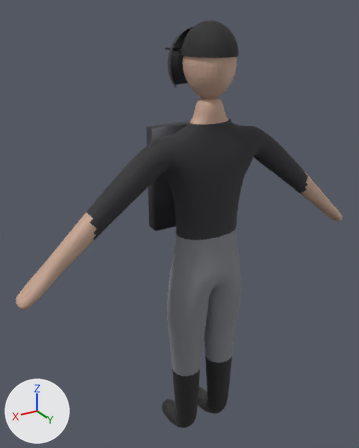
An edit to the glTF model assets/players/player_umpire.glb, drawn before and after from the same camera.
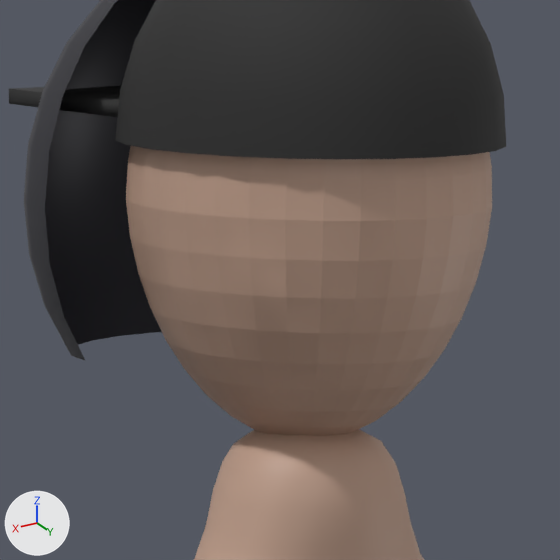
There are two pictures of each version: one whole from a 50 mm camera at (1.058, 1.546, 1.903) aimed at (0.046, -0.14, 1.059), one close up on the part from 46% to 69% of the width and 8% to 26% of the height. Arrows for +X, +Y and +Z are at lower left; the lights stay in place. The older version's two pictures come first.

The first close-up shows 'Body', 'Gear_Cap', 'Gear_CatcherMask'.
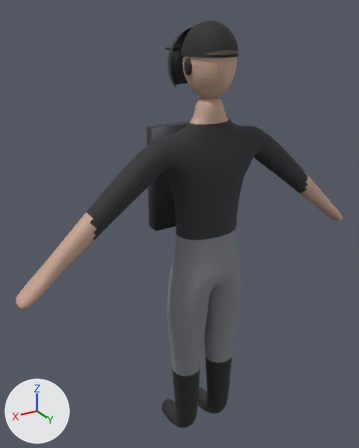
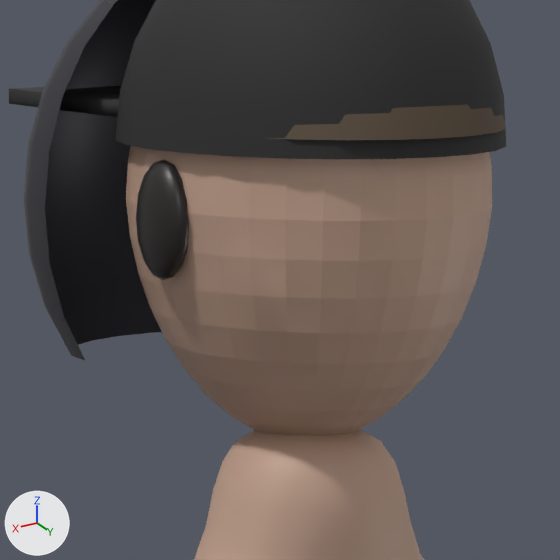
Edits to the bpy script that builds the scene:
```text
Add mat_hair:
    mat_hair = principled_material('hair')
    mat_hair.base_color = (0.09, 0.06, 0.035)  # brown #554535
    mat_hair.roughness = 0.7
Add mat_face_features:
    mat_face_features = principled_material('face_features')
    mat_face_features.base_color = (0.02, 0.015, 0.015)  # black #272121
    mat_face_features.roughness = 0.4
Add me_face_hair:
    me_face_hair.from_pydata(...)  # 145 vertices, 264 faces; spans x -0.094..0.094, y -0.112..0.108, z 1.764..1.859
    me_face_hair.materials.append(mat_hair)  # brown #554535
Add me_face_details:
    me_face_details.from_pydata(...)  # 860 vertices, 1680 faces; spans x -0.102..0.102, y -0.122..0.017, z 1.663..1.781
    me_face_details.materials.append(mat_face_features)  # black #272121
Add ob_face_hair:
    ob_face_hair = bpy.data.objects.new('Face_Hair', me_face_hair)
    ob_face_hair.location = (0.0, 0.0, 0.0)
Add ob_face_details:
    ob_face_details = bpy.data.objects.new('Face_Details', me_face_details)
    ob_face_details.location = (0.0, 0.0, 0.0)
```

Where the change shows, as pixel boxes [x1, y1, x2, y2] in the close-ups (560 x 560 px):
'Face_Hair', added (brown)
    after: [268, 104, 506, 140]
'Face_Details', added (black)
    after: [136, 159, 189, 280]
